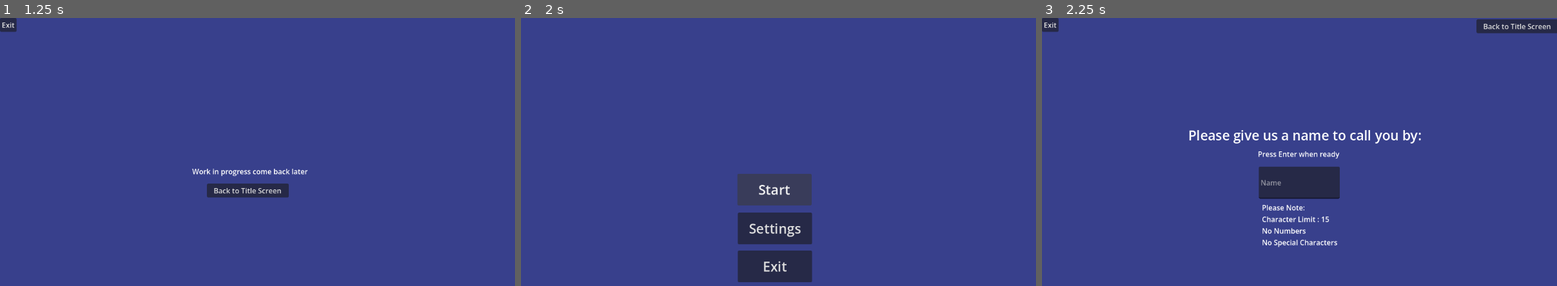
Above: before the commit, frames 1-3 (left to right).
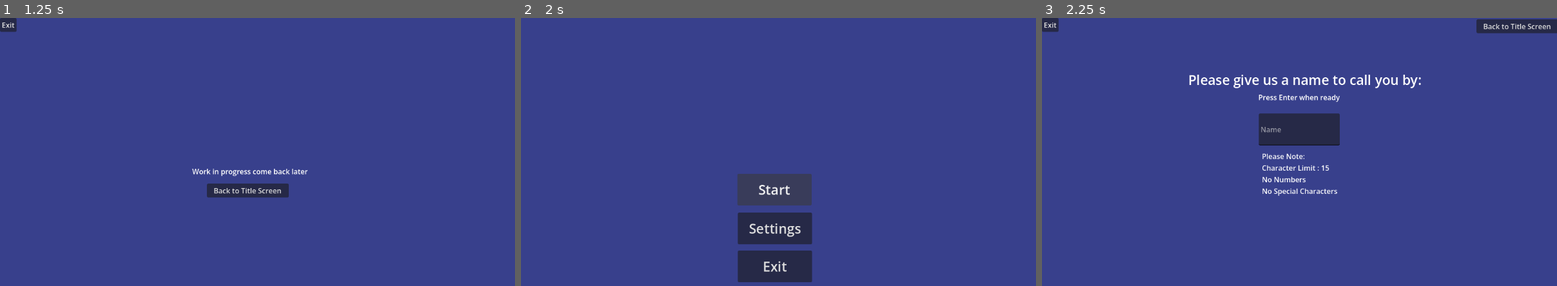
Above: after the commit, the same moments.

Repository: AlexandraWong22054/91906
Game: Godot game, scene res://node_2d.tscn
The game is run twice, just before and just after one commit, with the same random seed, the same clock (stepped at 60 frames per second) and the same inputs.
Inputs:
- Up to frame 1 (1.25 s): click "Settings" at 0.5 s
- Up to frame 2 (2 s): click "Back to Title Screen" at 1.25 s
- Up to frame 3 (2.25 s): click "Start" at 2 s

Frames 1-2 are identical in both runs. In frame 3, 5.9% of the frame differs, in the area x 28-74%, y 21-86%.

Commit message:
Added Continue and Name Text

Diff:
--- /dev/null
+++ b/continue.gd
@@ -0,0 +1,4 @@
+extends Button
+
+func _ready():
+	hide()
--- a/line_edit.gd
+++ b/line_edit.gd
@@ -1,12 +1,17 @@
 extends LineEdit
 
 var player_name : String = ""
+@onready var Continue = get_node("Continue")
+@onready var Greeting = get_node("Greeting")
 
 func _ready():
 	max_length = 15 #only 15 character limit
+
 
 
 #Changes Player name to the submitted text
 func _on_text_submitted(new_text: String):
 	player_name = new_text
 	print("Name = ", player_name)
+	Continue.show() #Shows the "Click to Continue" button
+	Greeting.text = (str("Hello, ") + (player_name))
--- a/second_window.tscn
+++ b/second_window.tscn
@@ -3,6 +3,7 @@
 [ext_resource type="Script" uid="uid://ckh2qi78f66at" path="res://line_edit.gd" id="1_5g6ec"]
 [ext_resource type="Script" uid="uid://dg5kxfvkrnqnm" path="res://exit.gd" id="2_snugj"]
 [ext_resource type="Script" uid="uid://fcbp5u37bxsv" path="res://main_menu.gd" id="3_rcicx"]
+[ext_resource type="Script" uid="uid://dhvdy6yyjemxk" path="res://continue.gd" id="4_rfiwf"]
 
 [node name="SecondWindow" type="Control" unique_id=1035190126]
 layout_mode = 3
@@ -11,35 +12,54 @@
 [node name="LineEdit" type="LineEdit" parent="." unique_id=244849484]
 layout_mode = 0
 offset_left = 485.0
-offset_top = 333.0
+offset_top = 214.0
 offset_right = 666.0
-offset_bottom = 405.0
+offset_bottom = 286.0
 placeholder_text = "Name"
 script = ExtResource("1_5g6ec")
+
+[node name="Continue" type="Button" parent="LineEdit" unique_id=1998237502]
+layout_mode = 0
+offset_left = 15.0
+offset_top = 328.0
+offset_right = 169.0
+offset_bottom = 398.0
+theme_override_font_sizes/font_size = 22
+text = "Click to
+Continue"
+script = ExtResource("4_rfiwf")
+
+[node name="Greeting" type="Label" parent="LineEdit" unique_id=1811473091]
+layout_mode = 0
+offset_left = -16.0
+offset_top = 273.0
+offset_right = 149.0
+offset_bottom = 311.0
+theme_override_font_sizes/font_size = 25
 
 [node name="Please" type="Label" parent="." unique_id=699328083]
 layout_mode = 0
 offset_left = 327.0
-offset_top = 241.0
+offset_top = 117.0
 offset_right = 849.0
-offset_bottom = 283.0
+offset_bottom = 159.0
 theme_override_font_sizes/font_size = 30
 text = "Please give us a name to call you by:"
 
 [node name="Press" type="Label" parent="." unique_id=1658396247]
 layout_mode = 0
-offset_left = 483.0
-offset_top = 293.0
-offset_right = 666.0
-offset_bottom = 316.0
+offset_left = 484.0
+offset_top = 166.0
+offset_right = 667.0
+offset_bottom = 189.0
 text = "Press Enter when ready"
 
 [node name="Notes" type="Label" parent="." unique_id=1984372959]
 layout_mode = 0
 offset_left = 492.0
-offset_top = 413.0
+offset_top = 298.0
 offset_right = 661.0
-offset_bottom = 514.0
+offset_bottom = 399.0
 text = "Please Note:
 Character Limit : 15
 No Numbers
@@ -64,5 +84,6 @@
 
 [connection signal="text_changed" from="LineEdit" to="LineEdit" method="_on_text_changed"]
 [connection signal="text_submitted" from="LineEdit" to="LineEdit" method="_on_text_submitted"]
+[connection signal="pressed" from="LineEdit/Continue" to="LineEdit/Continue" method="_on_pressed"]
 [connection signal="pressed" from="Exit" to="Exit" method="_on_pressed"]
 [connection signal="pressed" from="Main Menu" to="Main Menu" method="_on_pressed"]
Not shown, added: continue.gd.uid
